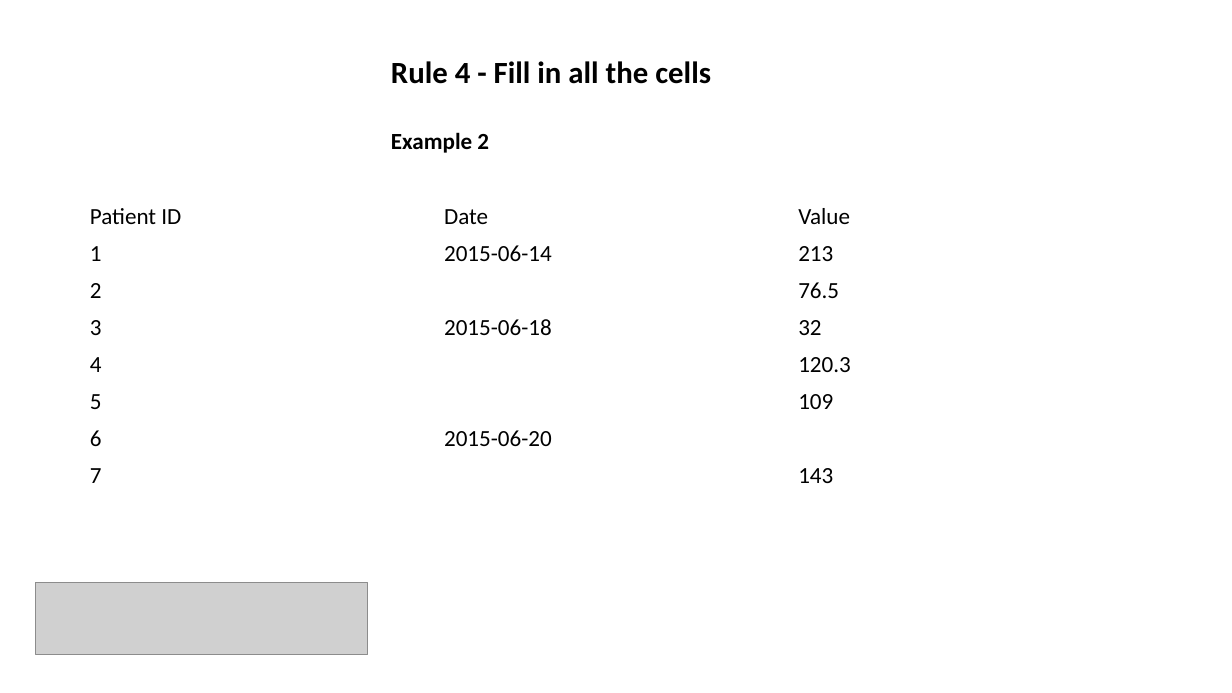
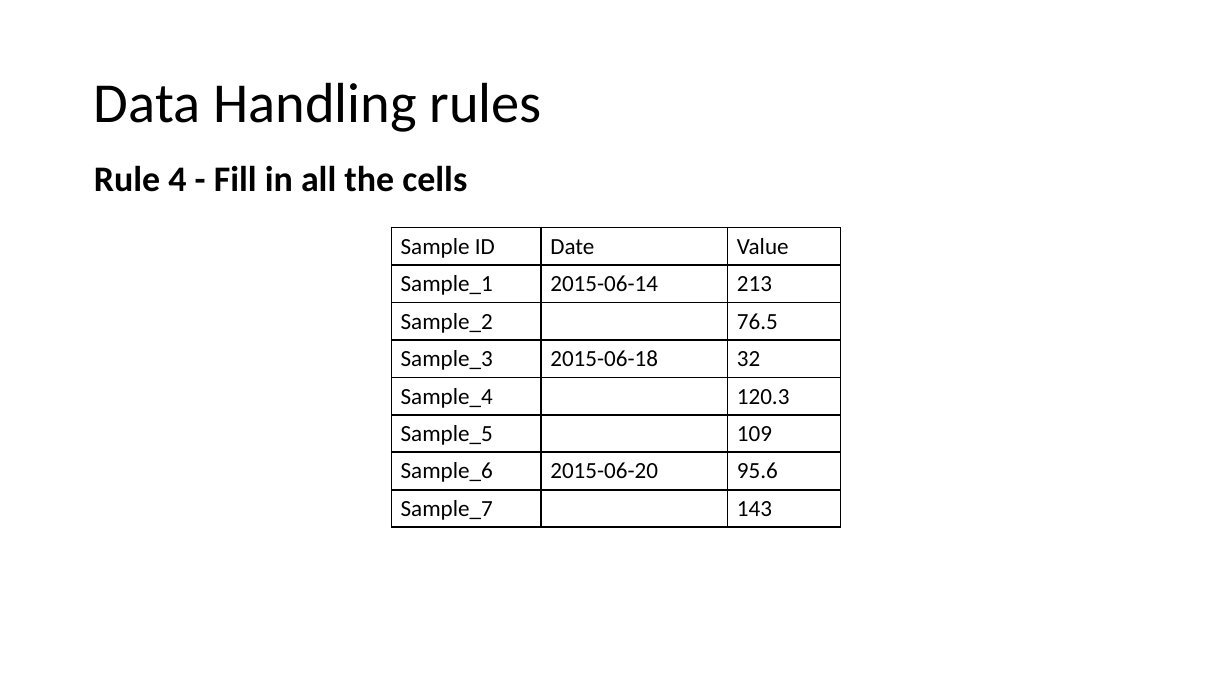
Before and after one commit to bioinformatics-core-shared-training/Managing-your-research-data, a slide deck: slide 16 of data_formatting.pptx (slide 18 before the commit). Drawn at 1232x693 pixels with LibreOffice and Linux fonts; fonts in the diff are those of the drawing; grey boxes stand for pictures; background and template pictures are left out. Boxes give left, top, right and bottom in pixels: in the first picture for what was removed or moved away, otherwise in the second. Text is boxed around its words. In the diff, an @@ line names an element or a change of style, - is before the commit and + after.

Commit message:
Update data formatting slides

```diff
--- a/data_formatting.pptx
+++ b/data_formatting.pptx
@@ title added at [94,82,542,132], 44 pt, text #000000 @@
+Data Handling rules
@@ text at [391,132,489,153]: paragraph removed @@
-Example 2
@@ text "Rule 4 - Fill in ...": place and size @@
-text "Rule 4 - Fill in ..." at [391,61,711,153]
+text "Rule 4 - Fill in ..." at [94,165,467,192]
@@ text "Rule 4 - Fill in ..." at [94,165,467,192]: size 24 to 28 pt; line spacing 1 to 0.9; more space between paragraphs @@
@@ table at [392,227,841,524] @@
-row 1, column 1: Patient ID
+row 1, column 1: Sample ID
-row 2, column 1: 1
+row 2, column 1: Sample_1
-row 3, column 1: 2
+row 3, column 1: Sample_2
-row 4, column 1: 3
+row 4, column 1: Sample_3
-row 5, column 1: 4
+row 5, column 1: Sample_4
-row 6, column 1: 5
+row 6, column 1: Sample_5
-row 7, column 1: 6
+row 7, column 1: Sample_6
-row 7, column 3: 
+row 7, column 3: 95.6
-row 8, column 1: 7
+row 8, column 1: Sample_7
@@ borders changed @@
@@ table: place and size @@
-table at [80,198,1142,494]
+table at [392,227,841,524]
@@ picture removed at [36,582,368,655] @@
```
Also in this commit, not shown: 17 other slides changed, 7 slides added, 13 slides removed, 5 other files.
